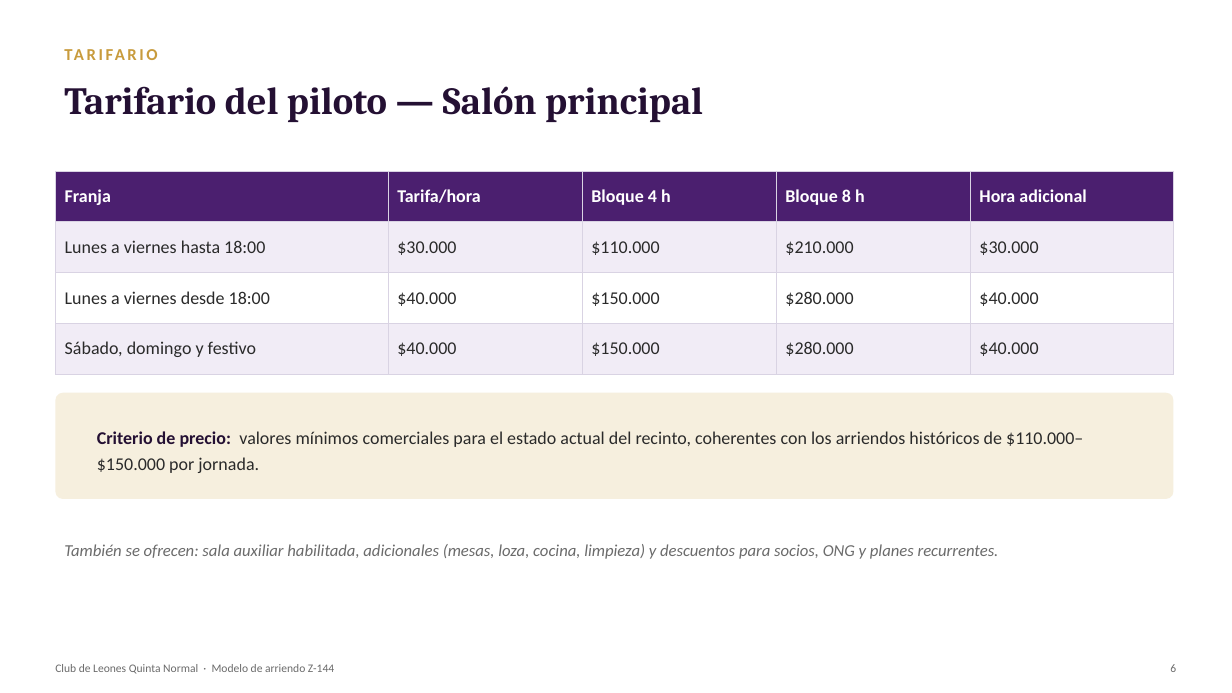
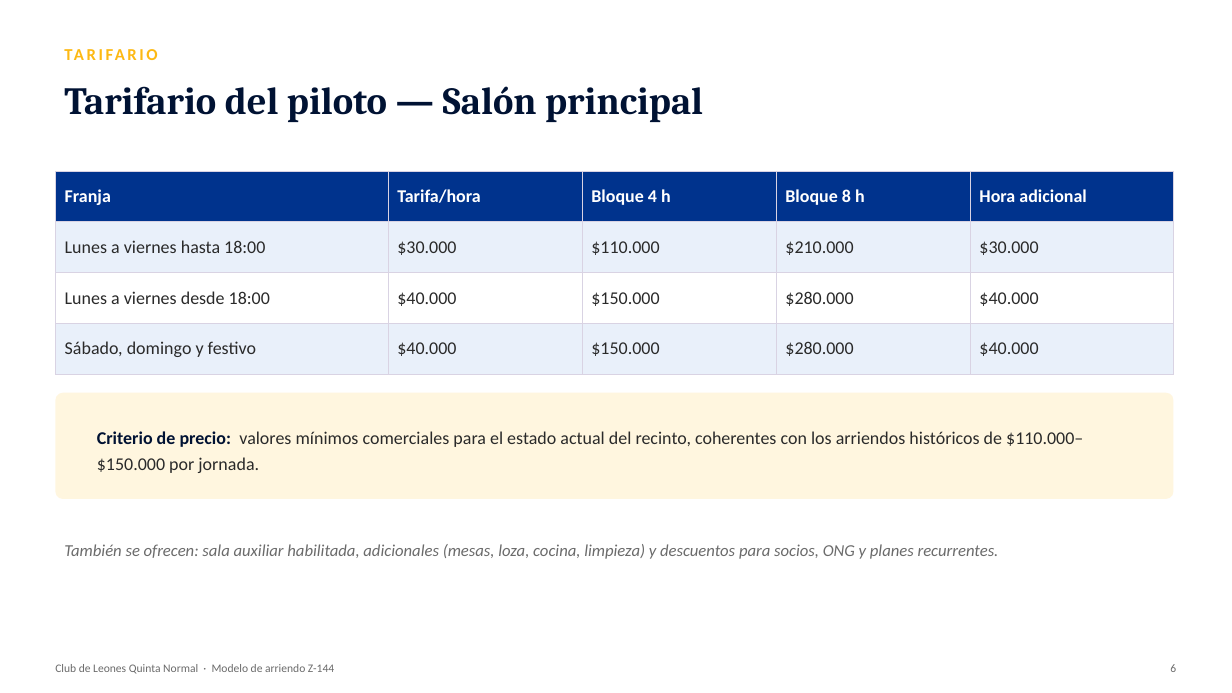
Before and after one commit to wbarrientosd-svg/claude, a slide deck: slide 6 of informes/Presentacion_Modelo_Arriendo_Club_Leones_Z144.pptx. Drawn at 1232x693 pixels with LibreOffice and Linux fonts; fonts in the diff are those of the drawing. Boxes give left, top, right and bottom in pixels: in the first picture for what was removed or moved away, otherwise in the second. Text is boxed around its words. In the diff, an @@ line names an element or a change of style, - is before the commit and + after.

```diff
--- a/informes/Presentacion_Modelo_Arriendo_Club_Leones_Z144.pptx
+++ b/informes/Presentacion_Modelo_Arriendo_Club_Leones_Z144.pptx
@@ text "TARIFARIO" at bbox=[55, 39, 980, 68]: text colour #C89B3C to #FDB913 @@
@@ text "Tarifario del piloto — Salón ..." at bbox=[64, 86, 703, 122]: text colour #241033 to #001233 @@
@@ table at bbox=[55, 171, 1174, 365] @@
@@ fill #4B1F6F to #00338D in row 1 @@
@@ fill #F1ECF6 to #E9F0FA in 10 cells @@
@@ rounded rectangle at bbox=[55, 393, 1174, 499]: fill #F6EFDE to #FFF6DF @@
@@ text "Criterio de precio: valores mínimos ..." at bbox=[97, 431, 1083, 473]: text colour #241033 to #001233 in "Criterio de precio:" @@
```
Also in this commit, not shown: 9 other slides changed, 1 other file.
